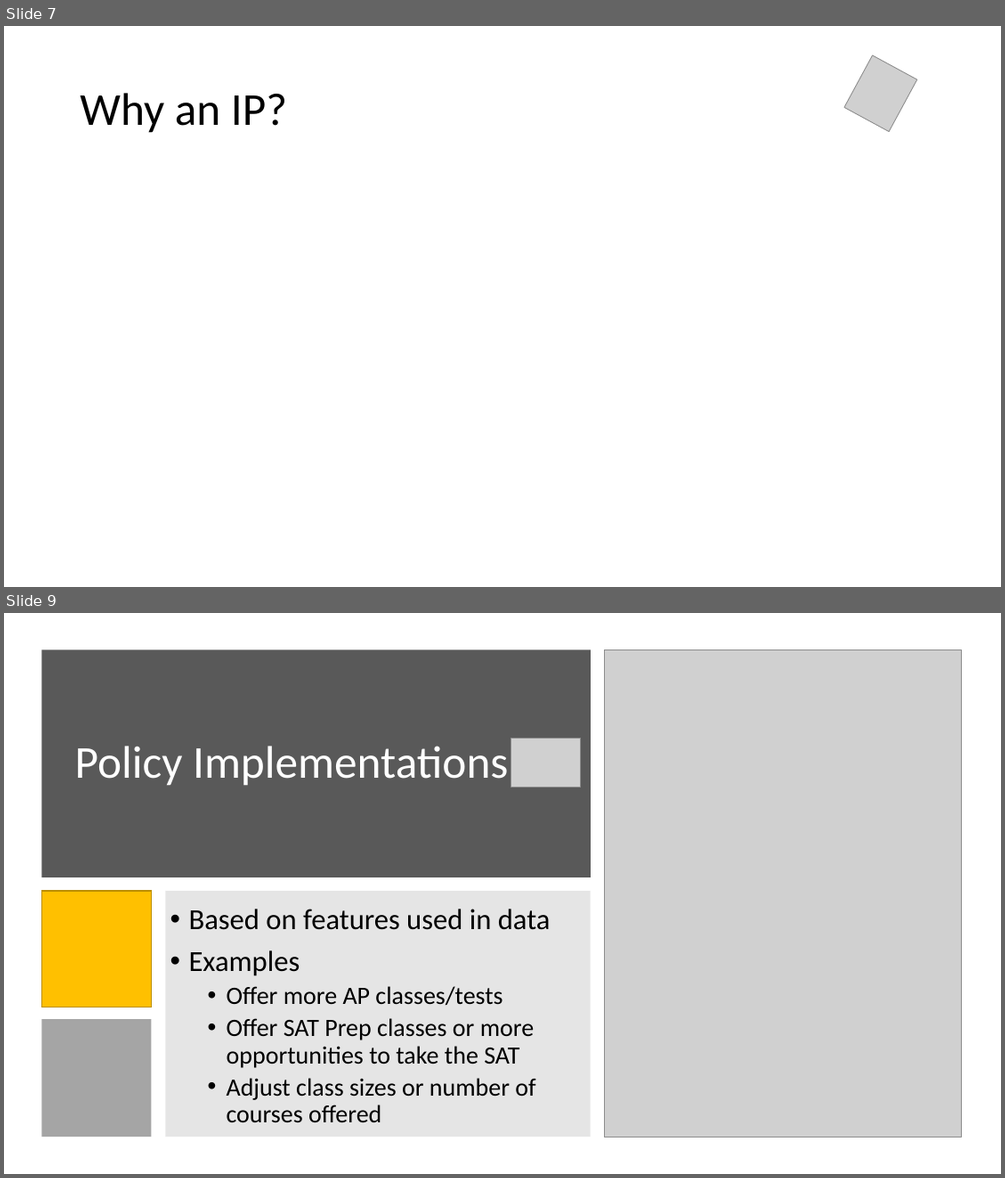
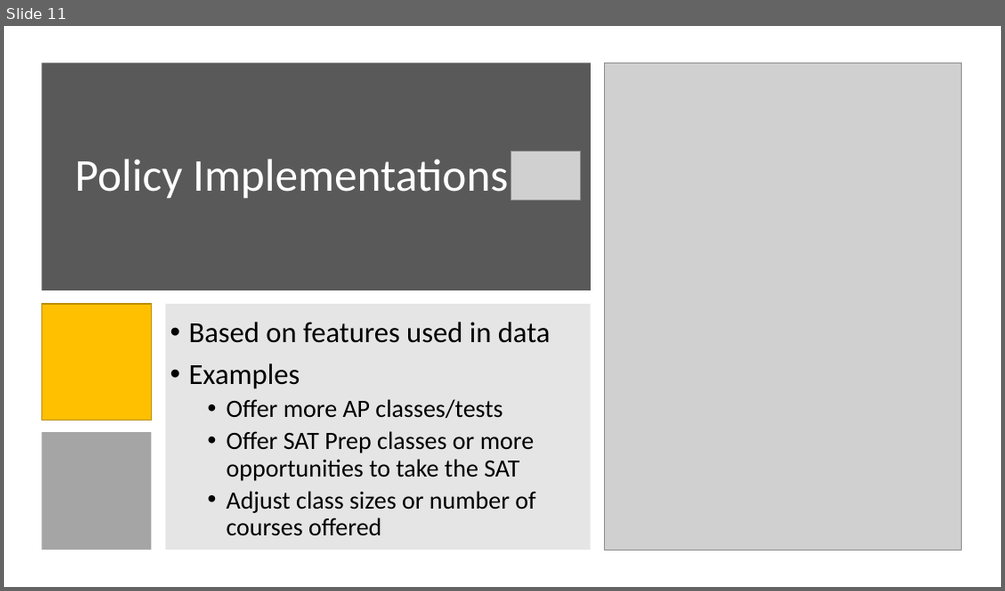
Before and after one commit to DillWithIt77/D2P-Spring-2021, a slide deck: Presentations/Trees Get Degrees_Full_Presentation.pptx. Shown one above the other, each under a label of ours: slides 7 and 9 before the commit, slide 11 after it; the slides between them are not shown. The pictures are 1005x1178 and 1005x591 pixels, drawn with LibreOffice and Linux fonts; fonts in the diff are those of the drawing; grey boxes stand for pictures; background and template pictures are left out. Boxes give left, top, right and bottom in pixels: in the first picture for what was removed or moved away, otherwise in the second. Text is boxed around its words. In the diff, an @@ line names an element or a change of style, - is before the commit and + after.

```diff
--- a/Presentations/Trees Get Degrees_Full_Presentation.pptx
+++ b/Presentations/Trees Get Degrees_Full_Presentation.pptx
@@ slide 7 removed at (4,26,1001,587), background picture (left out) @@
@@ picture removed at (844,55,917,132) @@
@@ title removed at (80,93,287,133) @@
-Why an IP?
@@ what was slide 9 is now slide 11 @@
```
Also in this commit, not shown: 3 slides changed, 3 slides added.
